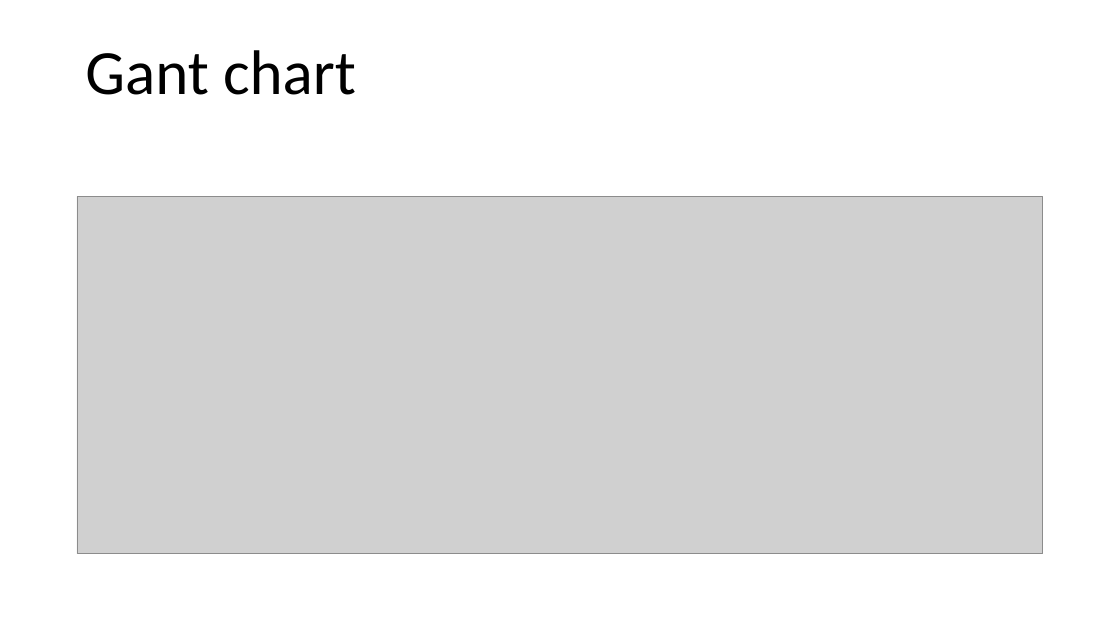
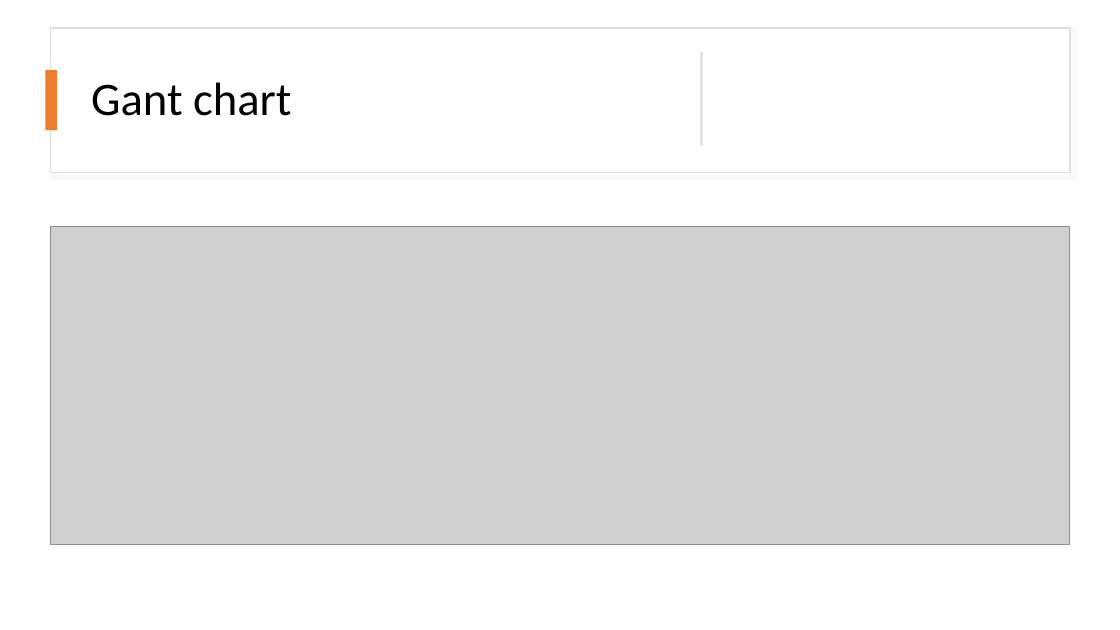
Before and after one commit to nielsver/practice-enterprise, a slide deck: slide 9 of Presentation project.pptx. Drawn at 1120x630 pixels with LibreOffice and Linux fonts; fonts in the diff are those of the drawing; grey boxes stand for pictures. Boxes give left, top, right and bottom in pixels: in the first picture for what was removed or moved away, otherwise in the second. Text is boxed around its words. In the diff, an @@ line names an element or a change of style, - is before the commit and + after.

Commit message:
Update Presentation project.pptx
final presentation

```diff
--- a/Presentation project.pptx
+++ b/Presentation project.pptx
@@ rectangle added at (50, 28, 1070, 172), fill #FFFFFF, outline #DEDEDE 1 pt @@
@@ title "Gant chart": place and size @@
-title "Gant chart" at (85, 50, 356, 95)
+title "Gant chart" at (91, 82, 291, 116)
@@ title "Gant chart" at (91, 82, 291, 116): size 54 to 40 pt; vertical alignment bottom to middle @@
@@ rectangle added at (701, 52, 702, 146), fill #D5D5D5 @@
@@ rectangle added at (45, 71, 57, 131), fill #ED7D31 @@
@@ picture: place and size @@
-picture at (77, 197, 1044, 554)
+picture at (50, 226, 1070, 544)
```
